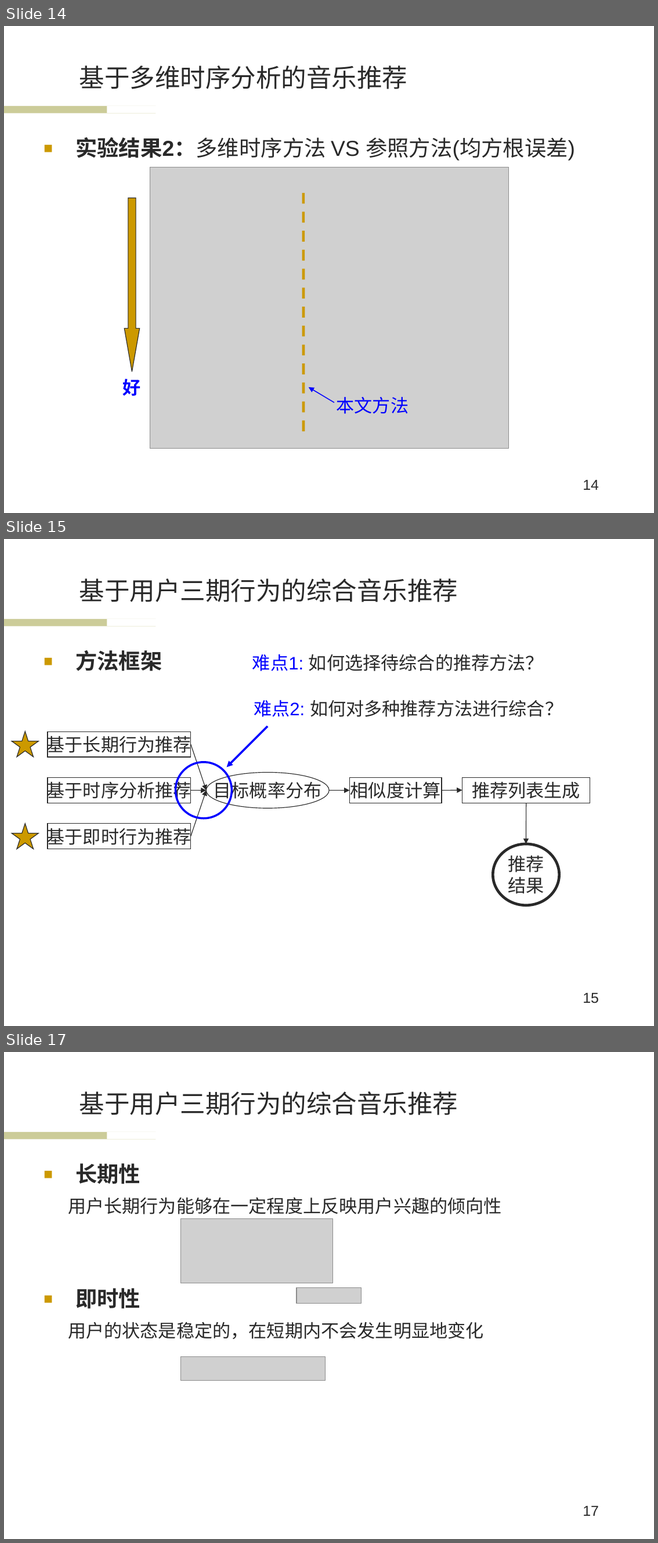
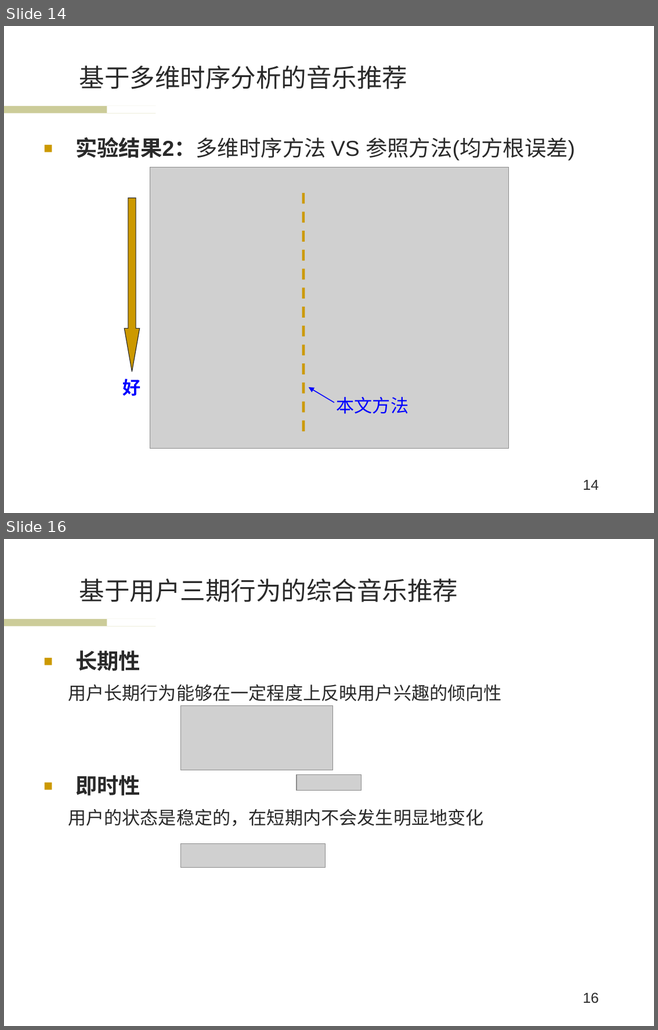
Before and after one commit to wwssttt/NJUThesis, a slide deck: 答辩准备/一种基于时间序列分析的个性化音乐推荐系统及其实现.ppt. Shown one above the other, each under a label of ours: slides 14, 15 and 17 before the commit, slides 14 and 16 after it; the slides between them are not shown. The pictures are 658x1543 and 658x1030 pixels, drawn with LibreOffice and Linux fonts; fonts in the diff are those of the drawing; grey boxes stand for pictures; background and template pictures are left out. Boxes give left, top, right and bottom in pixels: in the first picture for what was removed or moved away, otherwise in the second. Text is boxed around its words. In the diff, an @@ line names an element or a change of style, - is before the commit and + after.

```diff
--- a/答辩准备/一种基于时间序列分析的个性化音乐推荐系统及其实现.ppt
+++ b/答辩准备/一种基于时间序列分析的个性化音乐推荐系统及其实现.ppt
@@ slide 15 removed at box(4, 539, 654, 1026), background #FFFFFF; not listed: 2 template elements that a slide beside it also shows @@
@@ title removed at box(79, 578, 458, 602) @@
-基于用户三期行为的综合音乐推荐
@@ text removed at box(75, 650, 162, 671) @@
-■ 方法框架
@@ text removed at box(252, 654, 543, 671) @@
-难点1: 如何选择待综合的推荐方法？
@@ text removed at box(253, 700, 563, 717) @@
-难点2: 如何对多种推荐方法进行综合？
@@ arrow removed from (268, 726) to (226, 767) @@
@@ star removed at box(12, 732, 38, 756) @@
@@ rectangle removed at box(48, 732, 190, 757) @@
-基于长期行为推荐
@@ arrow removed from (190, 744) to (206, 790) @@
@@ ellipse removed at box(176, 762, 231, 819) @@
@@ rectangle removed at box(48, 777, 190, 803) @@
-基于时序分析推荐
@@ ellipse removed at box(206, 772, 329, 808) @@
-目标概率分布
@@ rectangle removed at box(350, 777, 442, 803) @@
-相似度计算
@@ rectangle removed at box(462, 777, 590, 803) @@
-推荐列表生成
@@ arrow removed from (190, 790) to (206, 790) @@
@@ arrow removed from (190, 837) to (206, 790) @@
@@ arrow removed from (329, 790) to (350, 790) @@
@@ arrow removed from (441, 790) to (462, 790) @@
@@ arrow removed from (525, 803) to (525, 844) @@
@@ star removed at box(12, 824, 38, 849) @@
@@ rectangle removed at box(48, 824, 190, 849) @@
-基于即时行为推荐
@@ ellipse removed at box(492, 844, 558, 906) @@
-推荐
-结果
@@ page number removed at box(582, 993, 598, 1004) @@
-15
@@ what was slide 17 is now slide 16 @@
@@ page number at box(582, 993, 598, 1004): text changed @@
-17
+16
```
Also in this commit, not shown: 5 slides changed, 1 slide added, 1 other slide removed, 3 other files.
